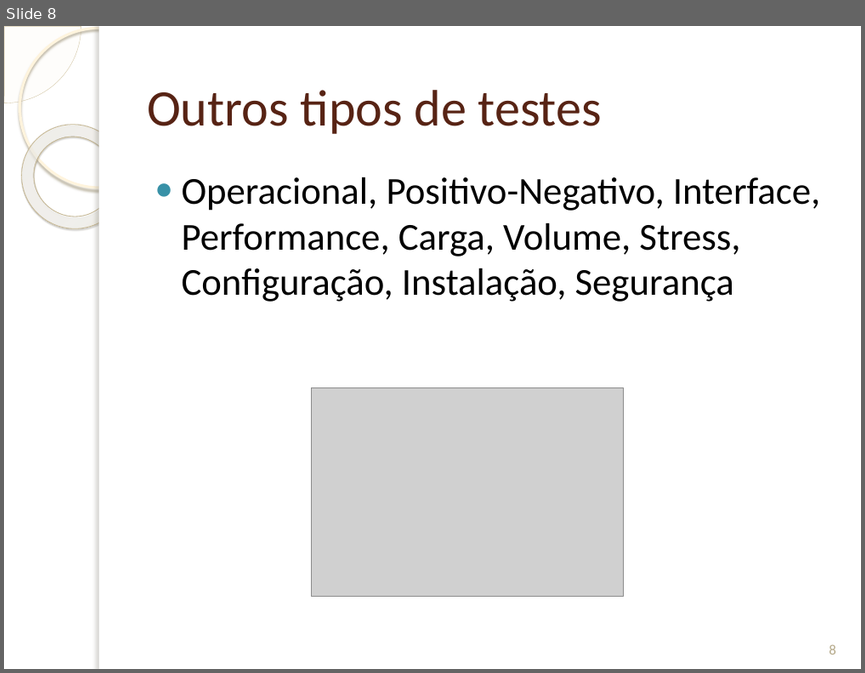
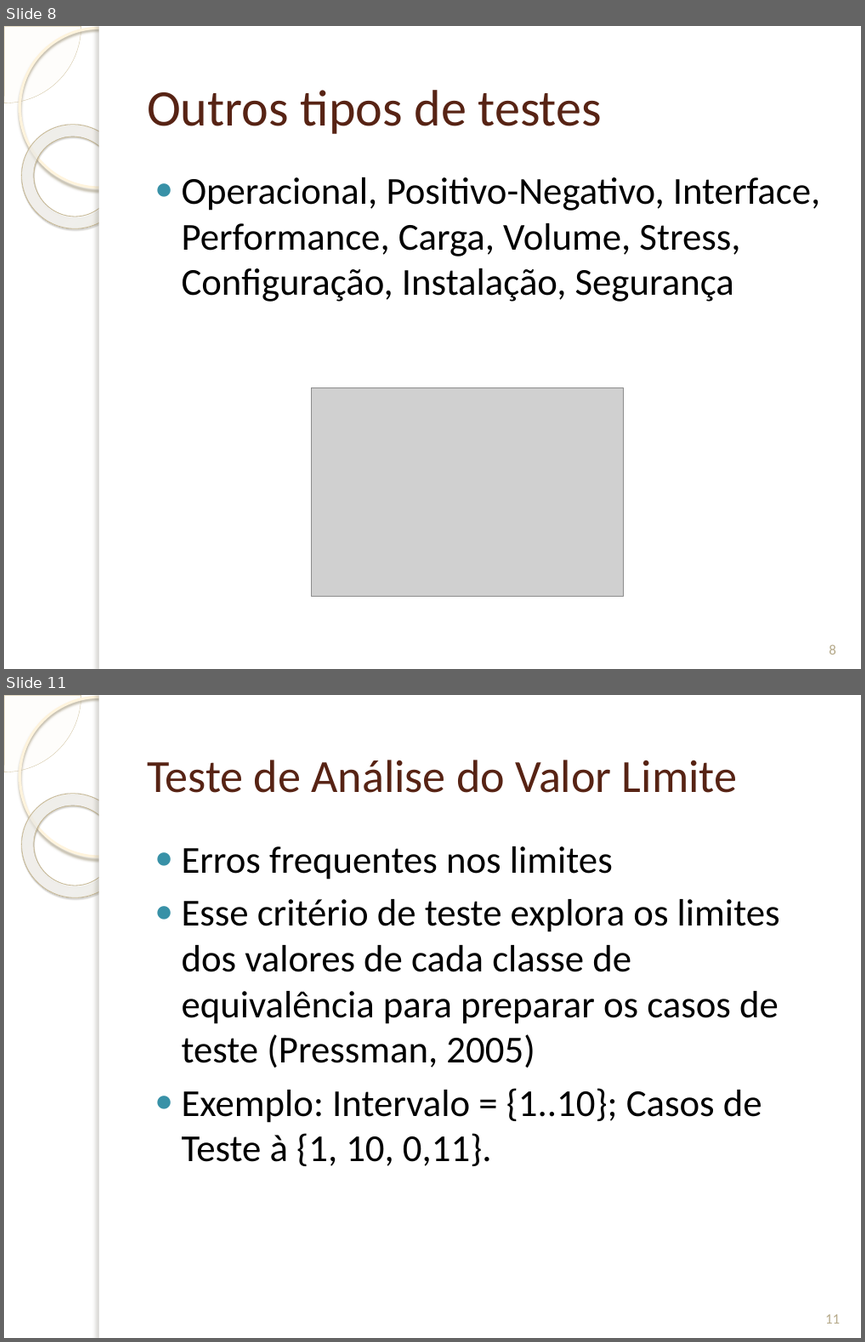
Before and after one commit to GilsonFonseca/TrabEngCompGrupo1, a slide deck: Trab Eng Software/Projeto sobre Testes/Teste de Software apoiado por ferramentas livres.pptx. Shown one above the other, each under a label of ours: slide 8 before the commit, slides 8 and 11 after it; the slides between them are not shown. The pictures are 865x673 and 865x1342 pixels, drawn with LibreOffice and Linux fonts; fonts in the diff are those of the drawing; grey boxes stand for pictures; background and template pictures are left out. Boxes give left, top, right and bottom in pixels: in the first picture for what was removed or moved away, otherwise in the second. Text is boxed around its words. In the diff, an @@ line names an element or a change of style, - is before the commit and + after.

```diff
--- a/Trab Eng Software/Projeto sobre Testes/Teste de Software apoiado por ferramentas livres.pptx
+++ b/Trab Eng Software/Projeto sobre Testes/Teste de Software apoiado por ferramentas livres.pptx
@@ slide 11 added at <box>4,695,861,1338</box>, background picture (left out); not listed: 5 template elements that a slide beside it also shows @@
@@ title added at <box>147,760,737,793</box>, 38.7 pt, text #572314 @@
+Teste de Análise do Valor Limite
@@ text added at <box>182,846,780,1166</box>, 32 pt, text #000000 @@
+● Erros frequentes nos limites
+● Esse critério de teste explora os limites dos valores de cada classe de equivalência para preparar os casos de teste (Pressman, 2005)
+● Exemplo: Intervalo = {1..10}; Casos de Teste à {1, 10, 0,11}.
@@ page number added at <box>825,1314,840,1323</box>, 12 pt, text #B6A98A @@
+11
```
Also in this commit, not shown: 2 slides changed, 13 other slides added.
